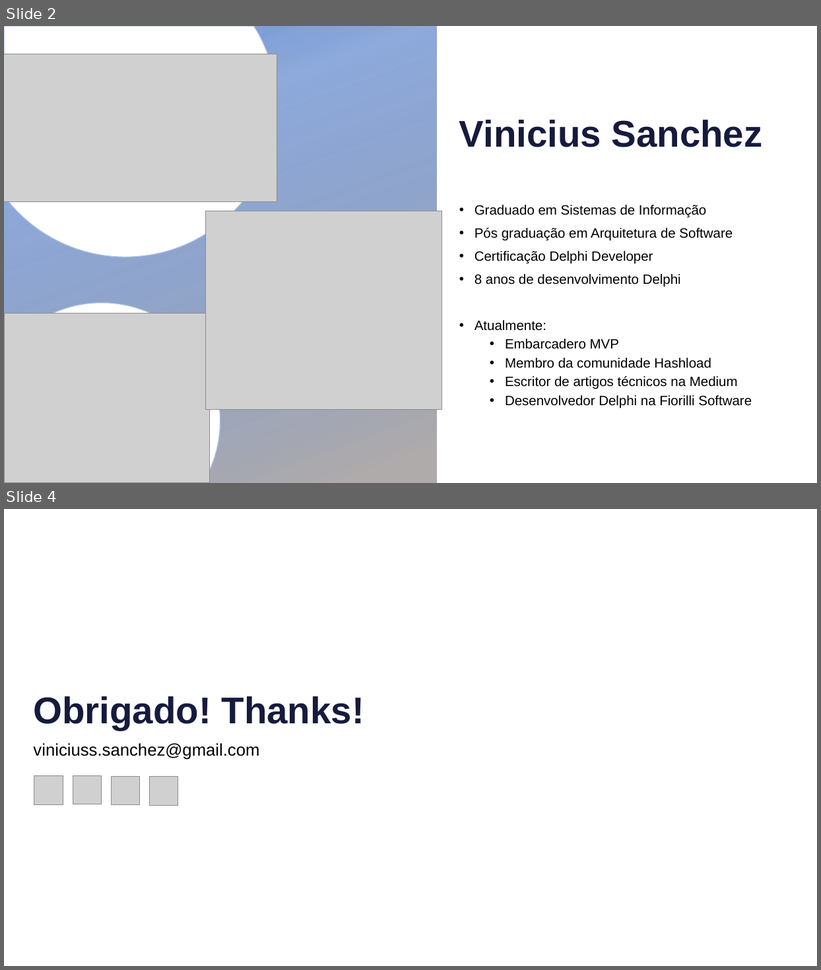
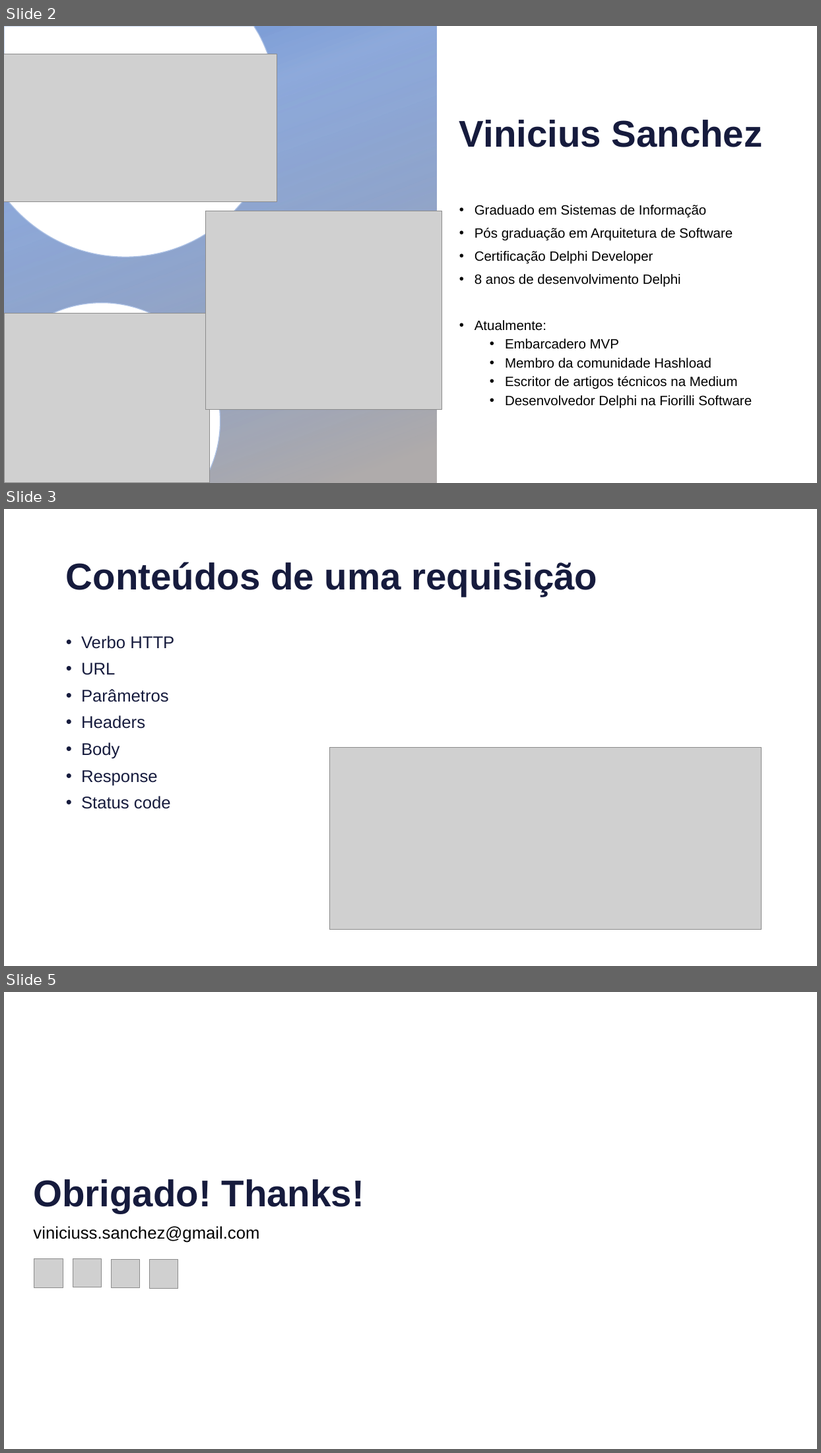
Before and after one commit to viniciussanchez/intensive-delphi, a slide deck: 2021/horse-swagger/Apresentação.pptx. Shown one above the other, each under a label of ours: slides 2 and 4 before the commit, slides 2, 3 and 5 after it; the slides between them are not shown. The pictures are 821x970 and 821x1453 pixels, drawn with LibreOffice and Linux fonts; fonts in the diff are those of the drawing; grey boxes stand for pictures; background and template pictures are left out. Boxes give left, top, right and bottom in pixels: in the first picture for what was removed or moved away, otherwise in the second. Text is boxed around its words. In the diff, an @@ line names an element or a change of style, - is before the commit and + after.

```diff
--- a/2021/horse-swagger/Apresentação.pptx
+++ b/2021/horse-swagger/Apresentação.pptx
@@ slide 3 added at [4, 509, 817, 966], background #FFFFFF @@
@@ title added at [66, 562, 597, 596], 44 pt, text #161B3D, bold @@
+Conteúdos de uma requisição
@@ text added at [81, 636, 174, 809], 20 pt, text #161B3D @@
+• Verbo HTTP
+• URL
+• Parâmetros
+• Headers
+• Body
+• Response
+• Status code
@@ picture added at [330, 748, 762, 931] @@
@@ what was slide 4 is now slide 5 @@
```
Also in this commit, not shown: 1 other slide added, 1 slide removed, 55 other files.
